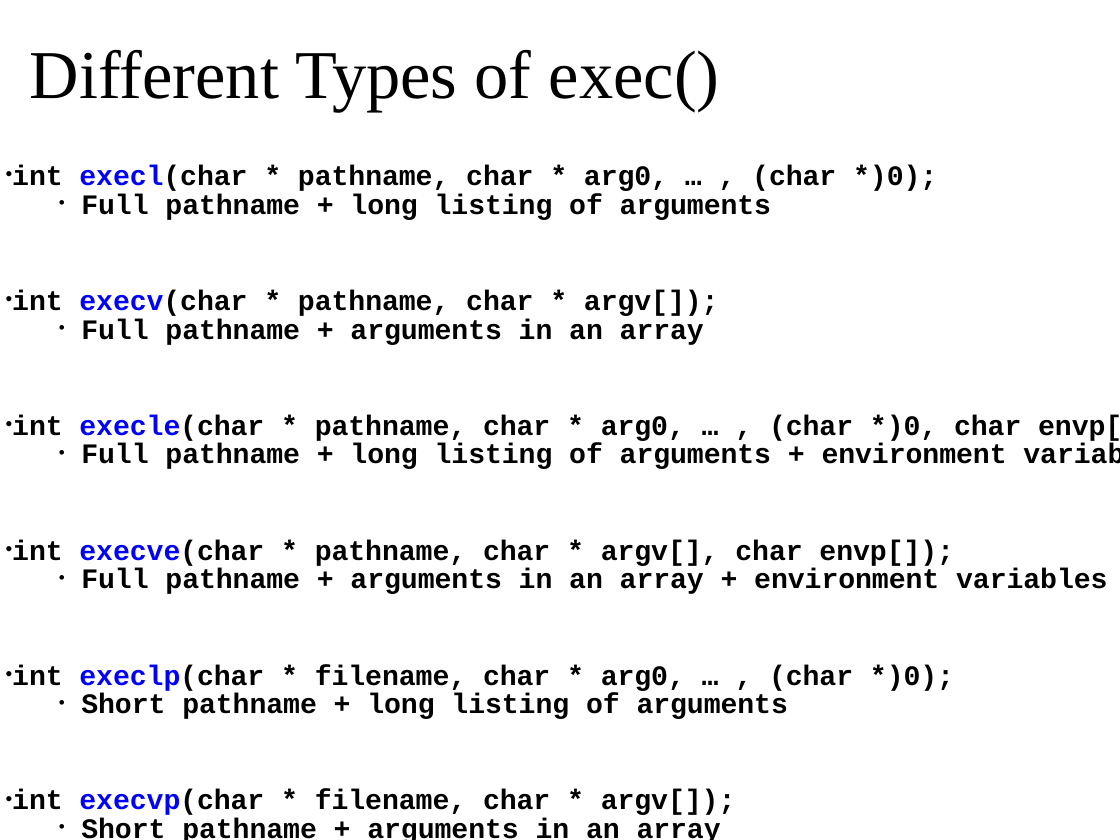
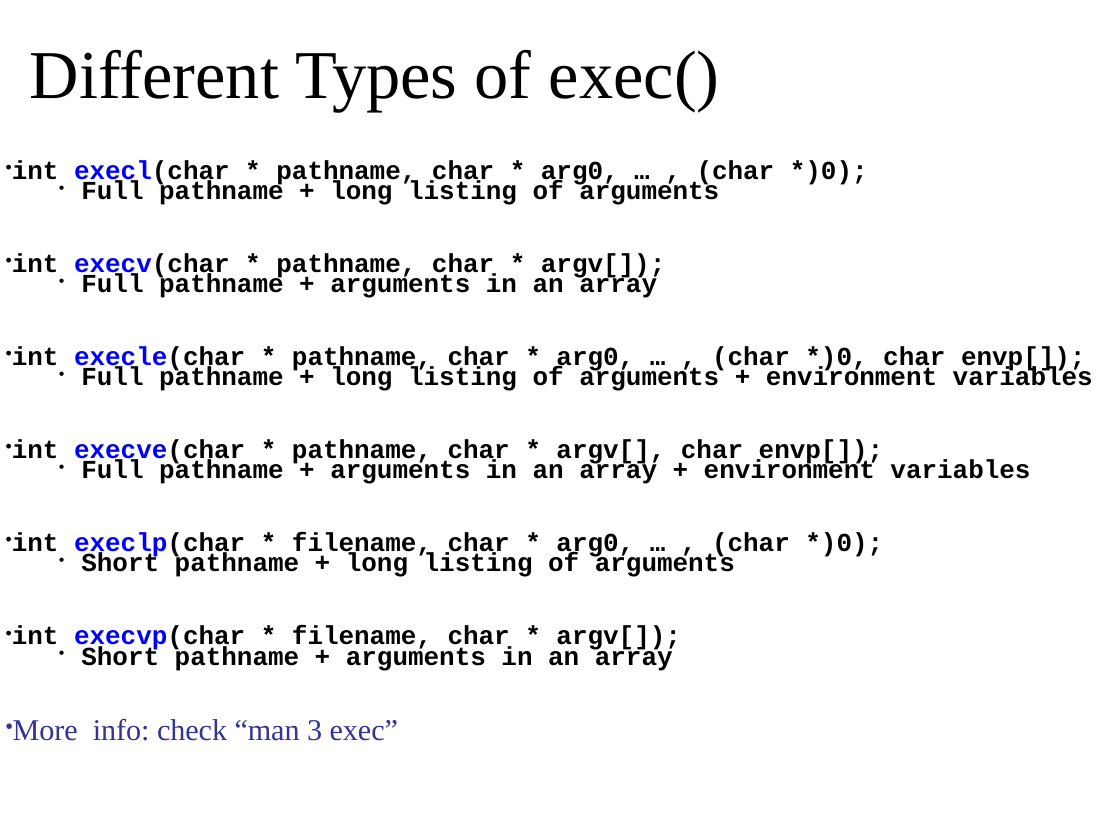
Before and after one commit to oscourse/oscourse.github.io, a slide deck: slide 18 of slides/processes.pptx. Drawn at 1120x840 pixels with LibreOffice and Linux fonts; fonts in the diff are those of the drawing. Boxes give left, top, right and bottom in pixels: in the first picture for what was removed or moved away, otherwise in the second. Text is boxed around its words. In the diff, an @@ line names an element or a change of style, - is before the commit and + after.

```diff
--- a/slides/processes.pptx
+++ b/slides/processes.pptx
@@ text "int execl(char * pathname, char ..." at bbox=[12, 160, 1093, 741]: size 18 to 16.7 pt; size 20.9 to 19.3 pt in "More info: check “man 3 exec”"; line spacing 0.8 to 0.6 @@
```
Also in this commit, not shown: 5 other slides changed, 2 other files.
